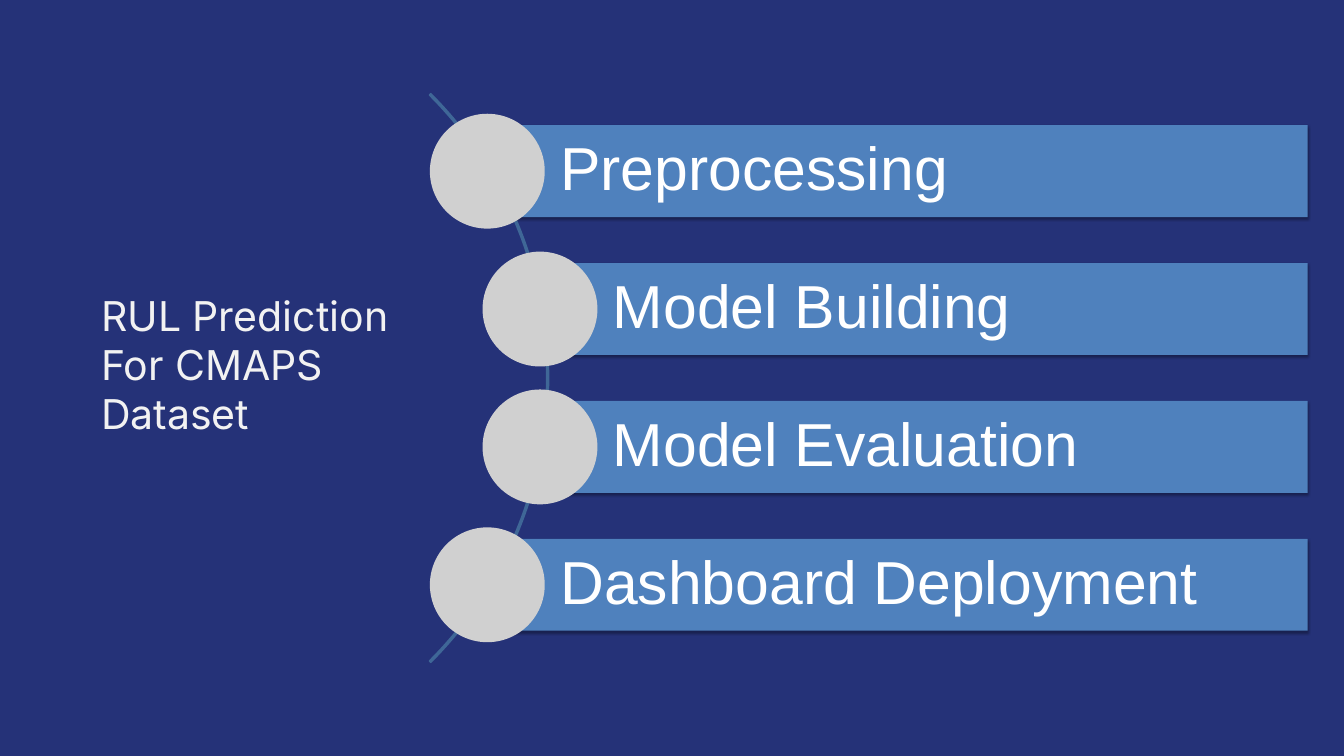
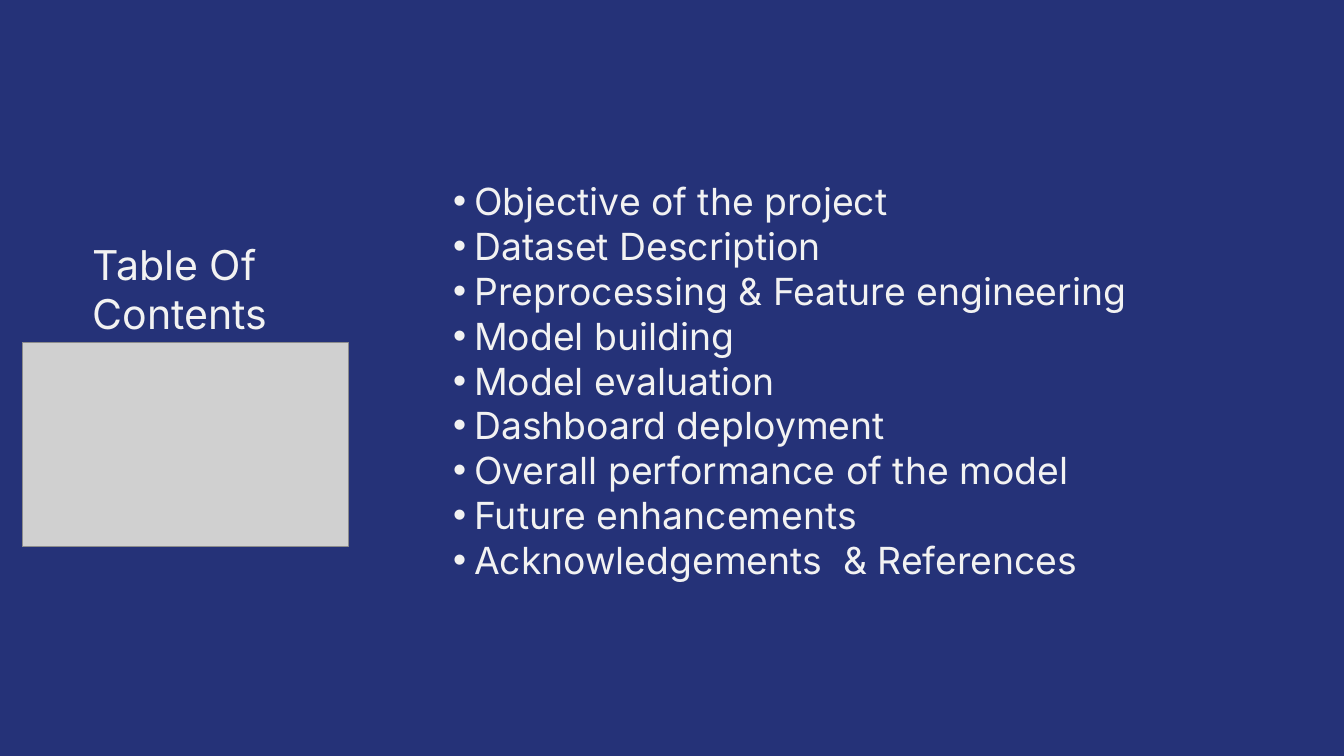
Before and after one commit to PrognosAI-INF-SB/Chivukula-Sai-Rithivik, a slide deck: slide 2 of final_drafts/final_ppt.pptx (slide 3 before the commit). Drawn at 1344x756 pixels with LibreOffice and Linux fonts; fonts in the diff are those of the drawing; grey boxes stand for pictures. Boxes give left, top, right and bottom in pixels: in the first picture for what was removed or moved away, otherwise in the second. Text is boxed around its words. In the diff, an @@ line names an element or a change of style, - is before the commit and + after.

```diff
--- a/final_drafts/final_ppt.pptx
+++ b/final_drafts/final_ppt.pptx
@@ text removed at [465,149,783,185] @@
-Internship Overview
@@ text added at [474,186,1127,582], 40 pt, text #F2F2F2 @@
+• Objective of the project
+• Dataset Description
+• Preprocessing & Feature engineering
+• Model building
+• Model evaluation
+• Dashboard deployment
+• Overall performance of the model
+• Future enhancements
+• Acknowledgements & References
@@ text at [93,248,268,330]: text changed @@
-RUL Prediction
-For CMAPS
-Dataset
+Table Of Contents
@@ picture added at [22,343,348,547] @@
@@ group removed at [0,0,1308,756]: 4 rectangles, 4 texts, 4 pictures, 1 arch (boxed as its full ring) @@
-Preprocessing
-Model Building
-Model Evaluation
-Dashboard Deployment
```
Also in this commit, not shown: 6 other slides changed, 3 slides added.
